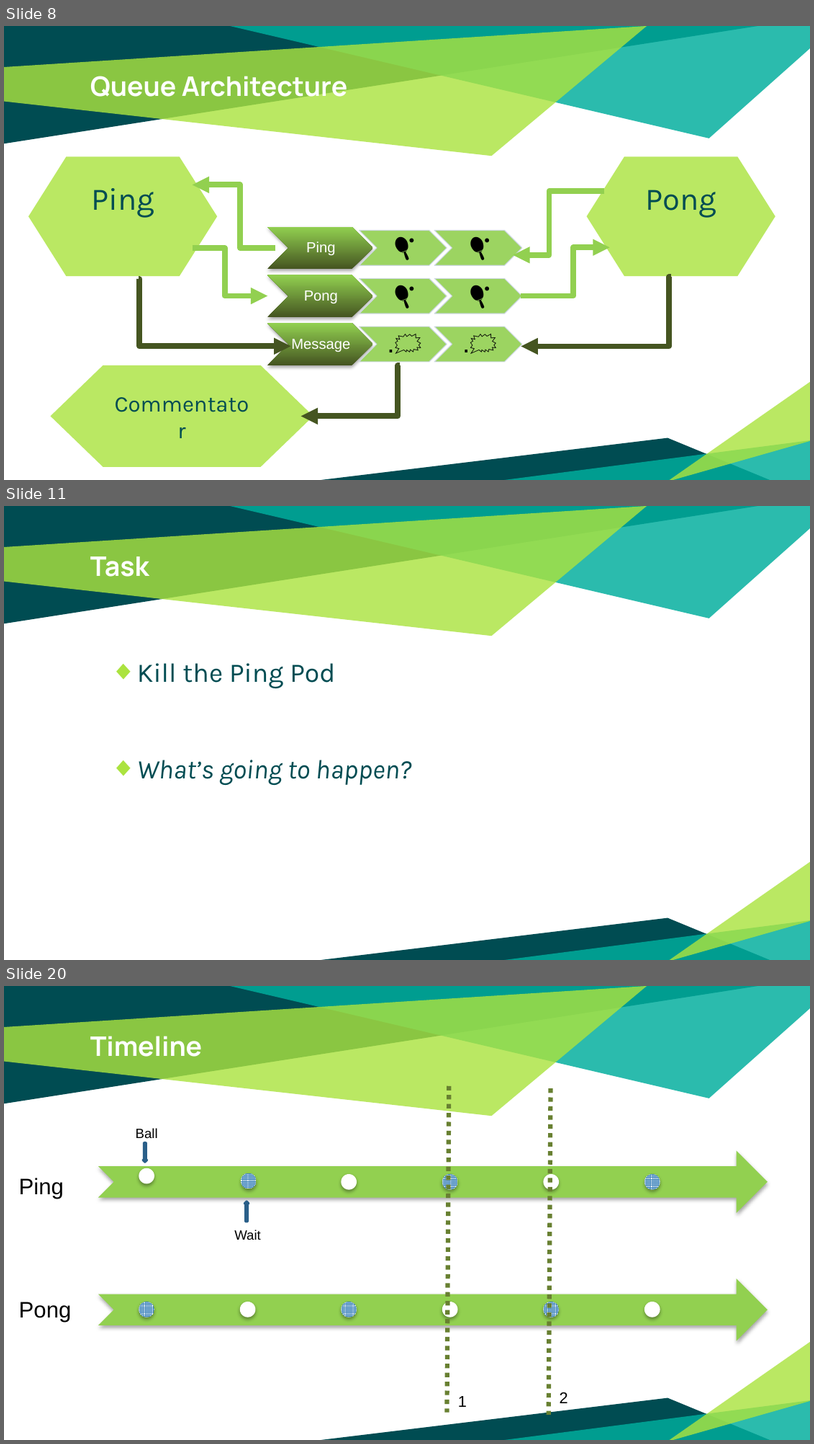
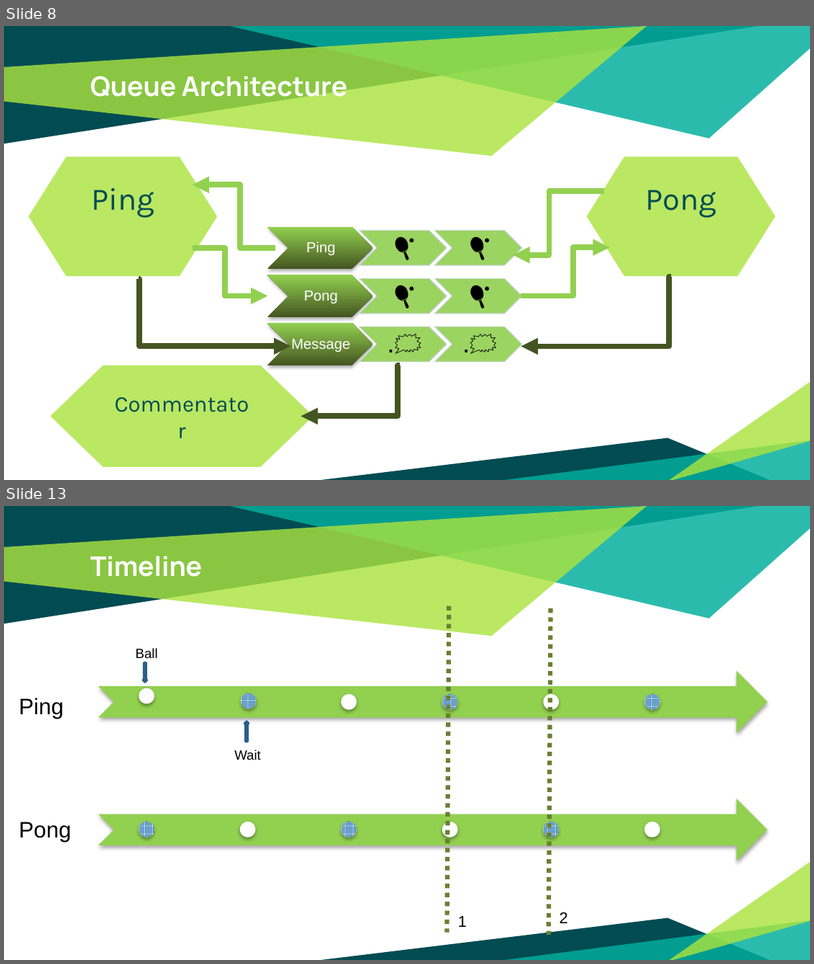
Before and after one commit to patrocinio/chaos-monkey-playing-ping-pong, a slide deck: v2/Presentation/Kubernetes-Resilience.pptx. Shown one above the other, each under a label of ours: slides 8, 11 and 20 before the commit, slides 8 and 13 after it; the slides between them are not shown. The pictures are 814x1444 and 814x964 pixels, drawn with LibreOffice and Linux fonts; fonts in the diff are those of the drawing. Boxes give left, top, right and bottom in pixels: in the first picture for what was removed or moved away, otherwise in the second. Text is boxed around its words. In the diff, an @@ line names an element or a change of style, - is before the commit and + after.

```diff
--- a/v2/Presentation/Kubernetes-Resilience.pptx
+++ b/v2/Presentation/Kubernetes-Resilience.pptx
@@ slide 11 removed at (x1=4, y1=506, x2=810, y2=960), background #FFFFFF; not listed: 6 template elements that a slide beside it also shows @@
@@ title removed at (x1=90, y1=556, x2=149, y2=577) @@
-Task
@@ text removed at (x1=137, y1=663, x2=412, y2=785) @@
-◆ Kill the Ping Pod
-◆ What’s going to happen?
@@ what was slide 20 is now slide 13 @@
```
Also in this commit, not shown: 6 slides changed, 6 other slides removed.
